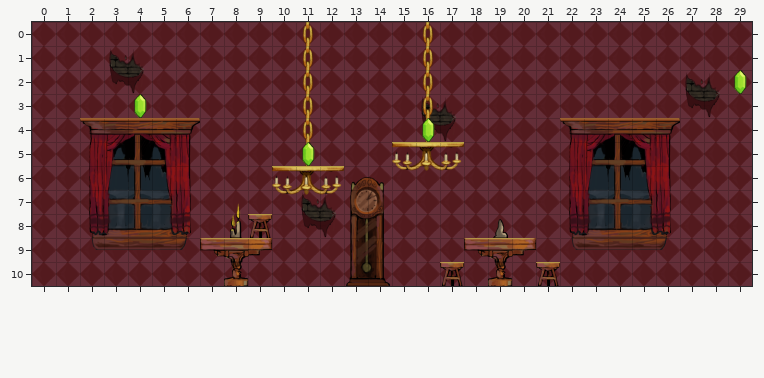
One commit to this Tiled map (JSON): src/maps/level1.json. The picture above is the old version.
Cells are 64x64 px. Shown: x 0..29, y 0..10.
The result:
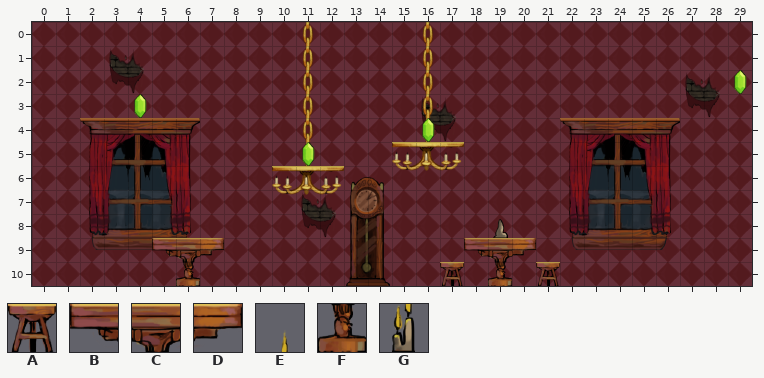
Key: from "tileset": A 2, B 17, C 18, D 19, E 30, F 33, G 45.
_ is an empty cell.
The exact change:
Layer "backgroundLayer1":
y 7: x 8 E -> _
y 8: x 8 G -> _
y 10: x 8 F -> _
Layer "blockedLayer":
y 8: x 9 A -> _
y 9: x 5..9 __BCD -> BCD__
y 10: x 6 _ -> F
Changed places in both pictures, as pixel boxes (x1, y1, x2, y2):
changed: (152, 203, 272, 286)
